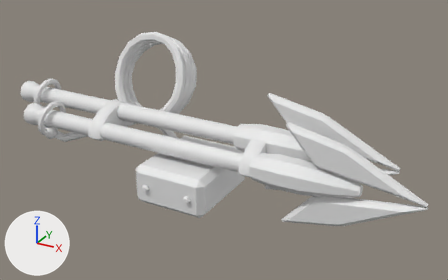
What one commit did to the glTF model assets/models/ammo_harpoon.glb.
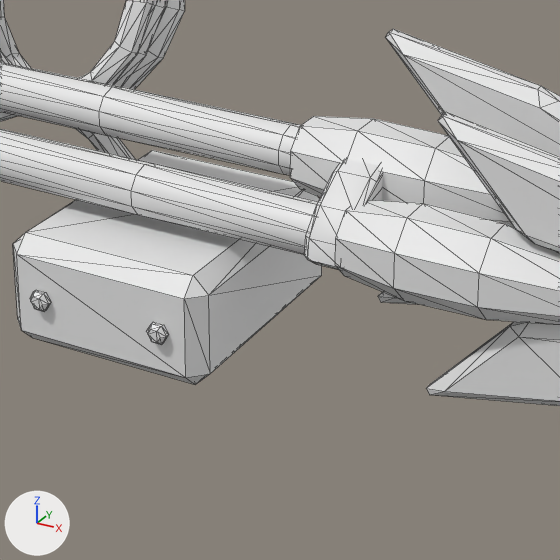
There are two pictures of each version: one whole from a 50 mm camera at (0.306, -0.488, 0.256) aimed at (0.021, 0.031, -0.003), one close up on the part from 29% to 73% of the width and 30% to 100% of the height. Every picture has the same lights, and +X, +Y and +Z are marked at lower left. The last two pictures show the newer version. The close-ups show mesh edges as thin lines. Vertices at exactly the same position are counted once.

The first close-up shows 'ammo_harpoon'.
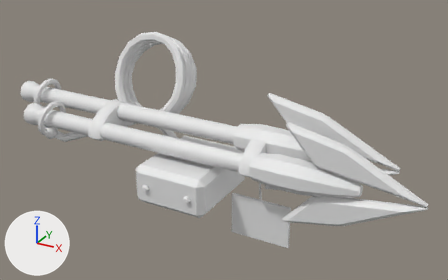
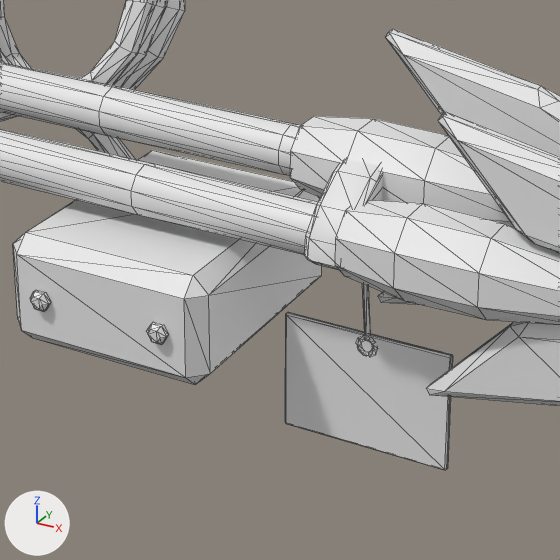
Pixel boxes [x1, y1, x2, y2] of what changed, in the close-ups (560 x 560 px):
'ammo_harpoon', reshaped
    before: [0, 0, 560, 406]
    after: [0, 0, 560, 470]
part 1 of me_ammo_harpoon, added
    after: [285, 312, 453, 470]
part 2 of me_ammo_harpoon, added
    after: [362, 283, 370, 339]

Edits to the bpy script that builds the scene:
```text
Change me_ammo_harpoon:
    used by ob_ammo_harpoon; location = (0.0, 0.0, 0.0)
    remove me_ammo_harpoon.from_pydata(...)  # 1062 vertices, 2052 faces; spans x -0.241..0.238, y -0.051..0.091, z -0.067..0.091
    add me_ammo_harpoon.from_pydata(...)  # 1148 vertices, 2216 faces; spans x -0.241..0.238, y -0.051..0.091, z -0.089..0.091
    me_ammo_harpoon part 1: a new loose piece of 24 vertices spanning x 0.047..0.111, y -0.001..0.001, z -0.089..-0.043, in mat_ammo_harpoon (white #e7e7e7)
    me_ammo_harpoon part 2
    12 vertices are added at x 0.074..0.08, y -0.001..0.001, z -0.045..-0.008
    20 new faces join them
    other edits to the shape of me_ammo_harpoon do not show in these pictures
```
